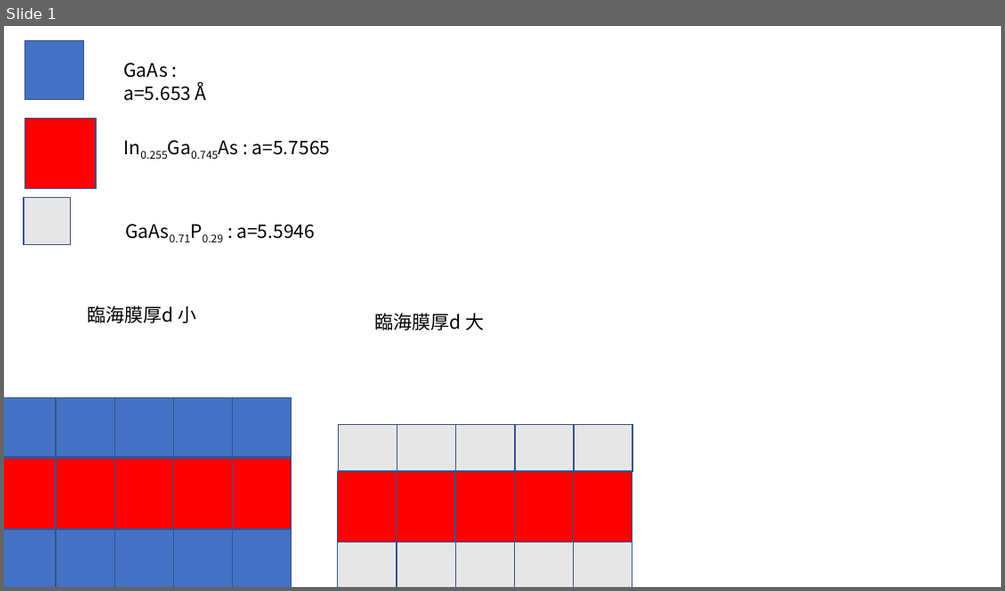
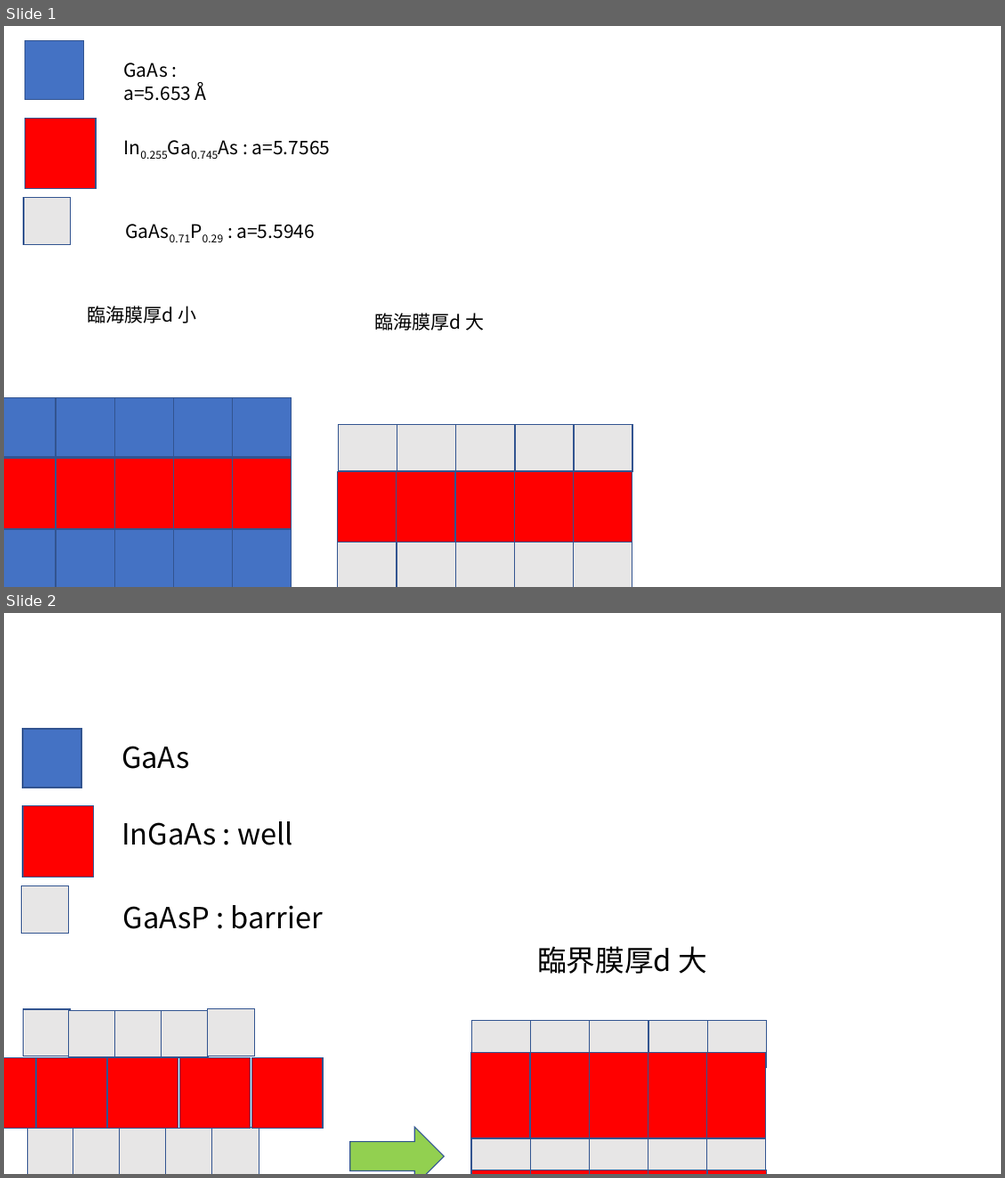
Before and after one commit to komatsubara/yakisaba, a slide deck: 修論/本文/figure/fig_1_1_lattice_strain.pptx. Shown one above the other, each under a label of ours: slide 1 before the commit, slides 1 and 2 after it. The pictures are 1005x591 and 1005x1178 pixels, drawn with LibreOffice and Linux fonts; fonts in the diff are those of the drawing. Boxes give left, top, right and bottom in pixels: in the first picture for what was removed or moved away, otherwise in the second. Text is boxed around its words. In the diff, an @@ line names an element or a change of style, - is before the commit and + after.

```diff
--- a/修論/本文/figure/fig_1_1_lattice_strain.pptx
+++ b/修論/本文/figure/fig_1_1_lattice_strain.pptx
@@ slide 2 added at box(4, 613, 1001, 1174), background #FFFFFF @@
@@ rectangle added at box(23, 729, 81, 788), fill #4472C4, outline #325491 1 pt @@
@@ text added at box(121, 746, 190, 769), 28 pt, text #000000 @@
+GaAs
@@ rectangle added at box(23, 806, 93, 876), fill #FF0000, outline #325491 1 pt @@
@@ text added at box(121, 821, 293, 845), 28 pt, text #000000 @@
+InGaAs : well
@@ rectangle added at box(21, 886, 68, 933), fill #E7E6E6, outline #325491 1 pt @@
@@ text added at box(123, 905, 323, 929), 28 pt, text #000000 @@
+GaAsP : barrier
@@ text added at box(537, 946, 707, 973), 28 pt, text #000000 @@
+臨界膜厚d 大
@@ group added at box(23, 1008, 254, 1057): 5 rectangles @@
@@ rectangle added at box(472, 1021, 531, 1068), fill #E7E6E6, outline #325491 1 pt @@
@@ rectangle added at box(531, 1021, 591, 1068), fill #E7E6E6, outline #325491 1 pt @@
@@ rectangle added at box(590, 1021, 648, 1068), fill #E7E6E6, outline #325491 1 pt @@
@@ rectangle added at box(648, 1021, 708, 1068), fill #E7E6E6, outline #325491 1 pt @@
@@ rectangle added at box(708, 1021, 767, 1068), fill #E7E6E6, outline #325491 1 pt @@
@@ group added at box(4, 1058, 323, 1128): 5 rectangles @@
@@ rectangle added at box(471, 1052, 531, 1138), fill #FF0000, outline #325491 1 pt @@
@@ rectangle added at box(531, 1052, 590, 1138), fill #FF0000, outline #325491 1 pt @@
@@ rectangle added at box(589, 1052, 647, 1138), fill #FF0000, outline #325491 1 pt @@
@@ rectangle added at box(647, 1052, 707, 1138), fill #FF0000, outline #325491 1 pt @@
@@ rectangle added at box(707, 1052, 766, 1138), fill #FF0000, outline #325491 1 pt @@
@@ group added at box(27, 1127, 259, 1174): 5 rectangles @@
@@ right arrow added at box(350, 1127, 445, 1174), fill #92D050, outline #325491 1 pt @@
@@ rectangle added at box(471, 1139, 531, 1174), fill #E7E6E6, outline #325491 1 pt @@
@@ rectangle added at box(531, 1139, 590, 1174), fill #E7E6E6, outline #325491 1 pt @@
@@ rectangle added at box(590, 1139, 648, 1174), fill #E7E6E6, outline #325491 1 pt @@
@@ rectangle added at box(648, 1139, 708, 1174), fill #E7E6E6, outline #325491 1 pt @@
@@ rectangle added at box(707, 1139, 766, 1174), fill #E7E6E6, outline #325491 1 pt @@
@@ rectangle added at box(471, 1170, 531, 1174), fill #FF0000, outline #325491 1 pt @@
@@ rectangle added at box(531, 1170, 590, 1174), fill #FF0000, outline #325491 1 pt @@
@@ rectangle added at box(590, 1170, 648, 1174), fill #FF0000, outline #325491 1 pt @@
@@ rectangle added at box(648, 1170, 708, 1174), fill #FF0000, outline #325491 1 pt @@
@@ rectangle added at box(708, 1170, 767, 1174), fill #FF0000, outline #325491 1 pt @@
```
Also in this commit, not shown: 1 other slide added, 24 other files.
